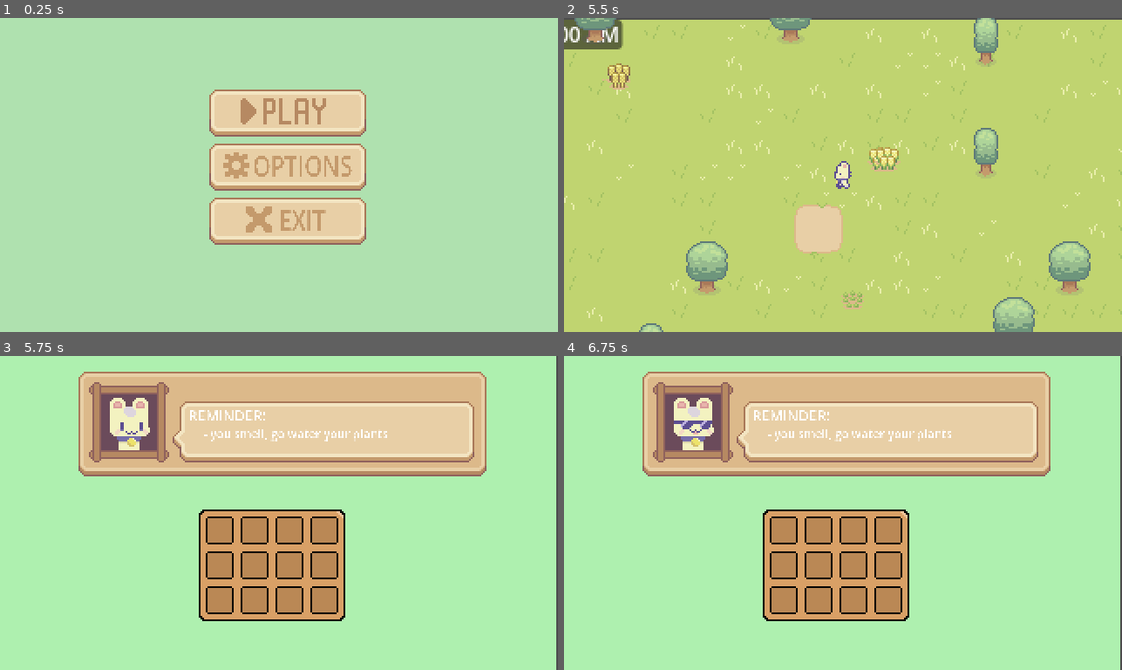
Above: before the commit, frames 1-4 (two rows, left to right).
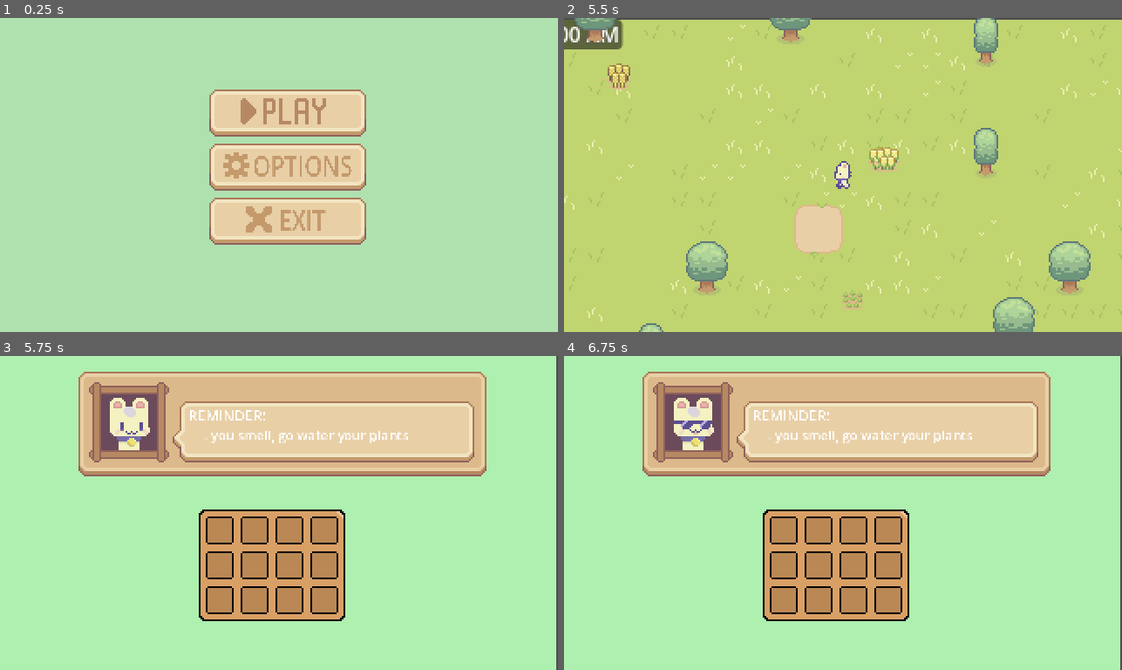
Above: after the commit, the same moments.

Repository: egd3025/everbloom
Game: Godot game, scene res://start_menu.tscn
Two runs of this game, one before a commit and one after it. Both use one fixed random seed, a clock stepped at 60 frames per second and the inputs below.
Inputs (mouse positions are in pixels of both pictures, inside the frame that each line leads up to):
- Up to frame 1 (0.25 s): no input
- Up to frame 2 (5.5 s): click (854, 112) at 0.5 s; click "Start World" at 1.25 s; move the mouse to (965, 159) at 2.02 s; hold Right (ui_right) 2.03-2.78 s; click (965, 159) at 2.1 s; move the mouse to (731, 190) at 2.77 s; hold Down (ui_down) 2.78-3.53 s; tap C (collect) at 2.85 s; move the mouse to (898, 105) at 3.52 s; hold Right (ui_right) 3.53-4.28 s; tap D (till) at 3.6 s; move the mouse to (815, 237) at 4.27 s; hold Up (ui_up) 4.28-5.03 s; click (815, 237) at 4.35 s; move the mouse to (1010, 222) at 5.02 s; hold Left (ui_left) from 5.03 s (still down); hold C (collect) from 5.03 s (still down)
- Up to frame 3 (5.75 s): keep holding Left (ui_left); keep holding C (collect); tap I (inventory) at 5.65 s
- Up to frame 4 (6.75 s): move the mouse to (675, 465) at 5.77 s; release C (collect) at 5.78 s; tap D (till) at 5.85 s; release Left (ui_left) at 6.5 s; click (692, 425) at 6.5 s

Frames 1-2 are identical in both runs. In frame 3, 0.6% of the frame differs, in the area x 36-74%, y 23-28%; in frame 4, 0.6%.

Commit message:
messing around with text scale size

Diff:
--- a/EverBloom/Inventory/inventory_ui.tscn
+++ b/EverBloom/Inventory/inventory_ui.tscn
@@ -66,8 +66,8 @@
 offset_top = 33.0
 offset_right = 508.0
 offset_bottom = 150.0
-scale = Vector2(0.25, 0.25)
-theme_override_font_sizes/font_size = 27
+scale = Vector2(0.5, 0.5)
+theme_override_font_sizes/font_size = 15
 text = " - you smell, go water your plants"
 
 [node name="TextureButton" type="TextureButton" parent="."]
